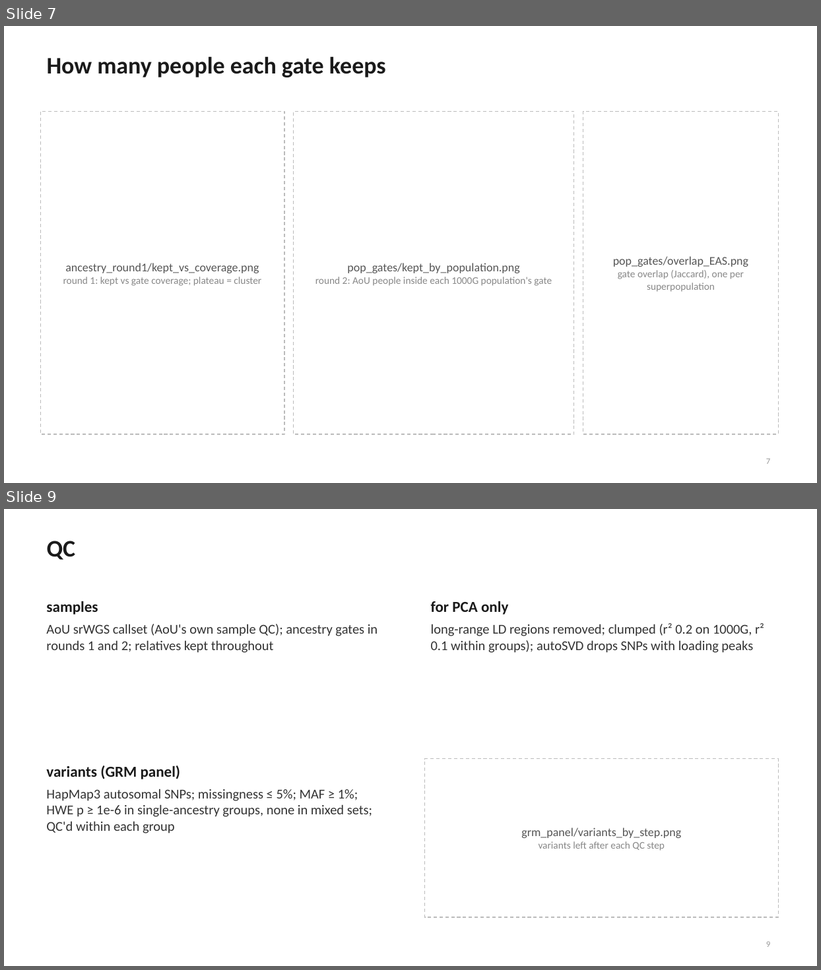
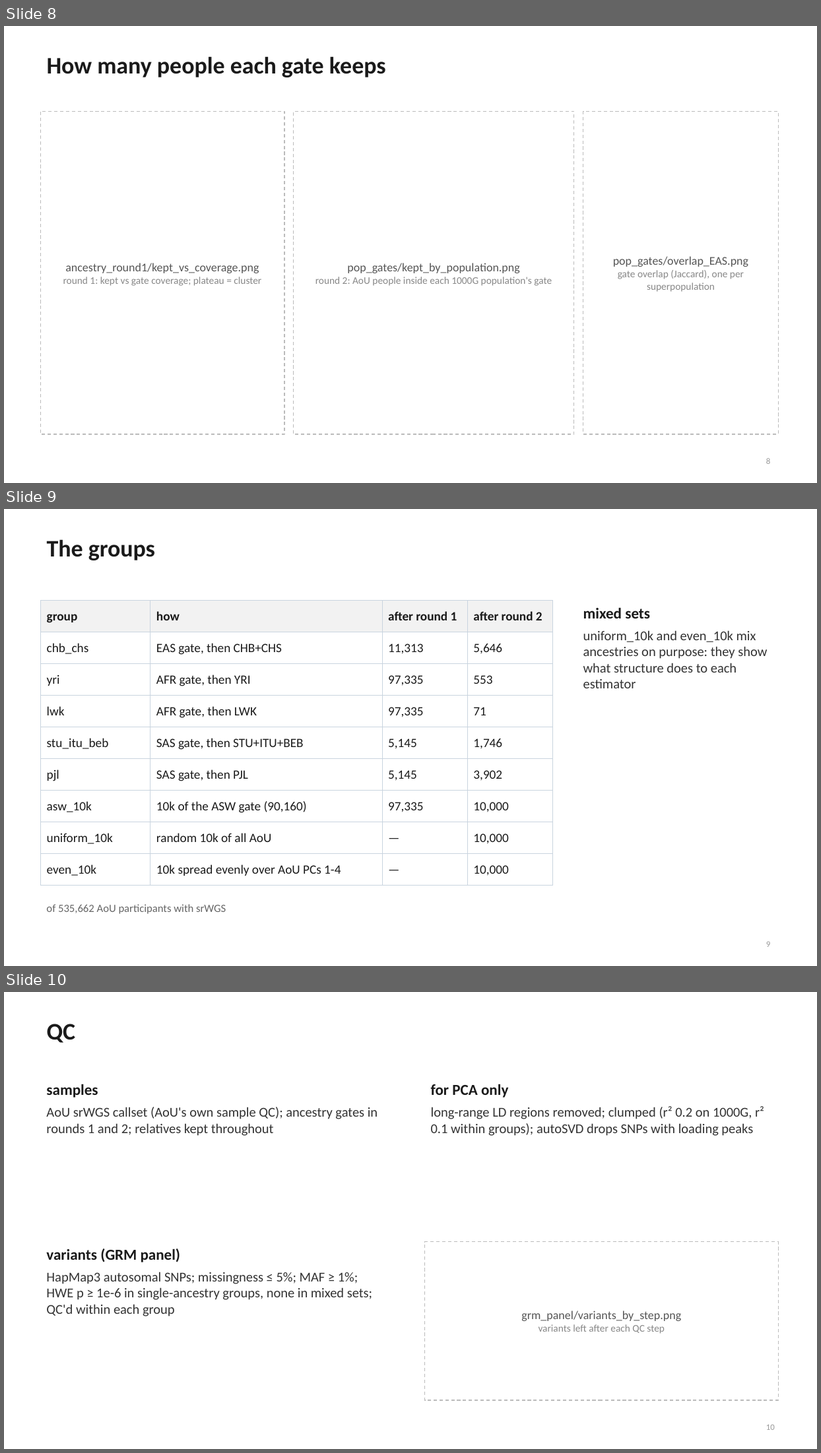
Before and after one commit to mkiravn/aou-covariance, a slide deck: slides/relatedness_scaffold.pptx. Shown one above the other, each under a label of ours: slides 7 and 9 before the commit, slides 8, 9 and 10 after it; the slides between them are not shown. The pictures are 821x970 and 821x1453 pixels, drawn with LibreOffice and Linux fonts; fonts in the diff are those of the drawing. Boxes give left, top, right and bottom in pixels: in the first picture for what was removed or moved away, otherwise in the second. Text is boxed around its words. In the diff, an @@ line names an element or a change of style, - is before the commit and + after.

```diff
--- a/slides/relatedness_scaffold.pptx
+++ b/slides/relatedness_scaffold.pptx
@@ slide 9 added at [4, 509, 817, 966], background #FFFFFF @@
@@ title added at [47, 539, 155, 560], 28 pt, text #1A1A1A, bold @@
+The groups
@@ table added at [40, 601, 553, 879], 9 rows, 4 columns @@
+group | how | after round 1 | after round 2
+chb_chs | EAS gate, then CHB+CHS | 11,313 | 5,646
+yri | AFR gate, then YRI | 97,335 | 553
+lwk | AFR gate, then LWK | 97,335 | 71
+stu_itu_beb | SAS gate, then STU+ITU+BEB | 5,145 | 1,746
+pjl | SAS gate, then PJL | 5,145 | 3,902
+asw_10k | 10k of the ASW gate (90,160) | 97,335 | 10,000
+uniform_10k | random 10k of all AoU | — | 10,000
+even_10k | 10k spread evenly over AoU PCs 1-4 | — | 10,000
@@ text added at [583, 607, 767, 689], 16 pt, text #333333 @@
+mixed sets
+uniform_10k and even_10k mix ancestries on purpose: they show what structure does to each estimator
@@ text added at [46, 904, 226, 914], 13 pt, text #666666 @@
+of 535,662 AoU participants with srWGS
@@ page number added at [766, 942, 770, 947], 10 pt, text #999999 @@
+9
@@ what was slide 7 is now slide 8 @@
@@ page number at [766, 458, 770, 464]: text changed @@
-7
+8
@@ what was slide 9 is now slide 10 @@
@@ page number at [766, 1425, 775, 1430]: text changed @@
-9
+10
```
Also in this commit, not shown: 2 slides changed, 1 other slide added, 1 slide removed, 6 other files.
